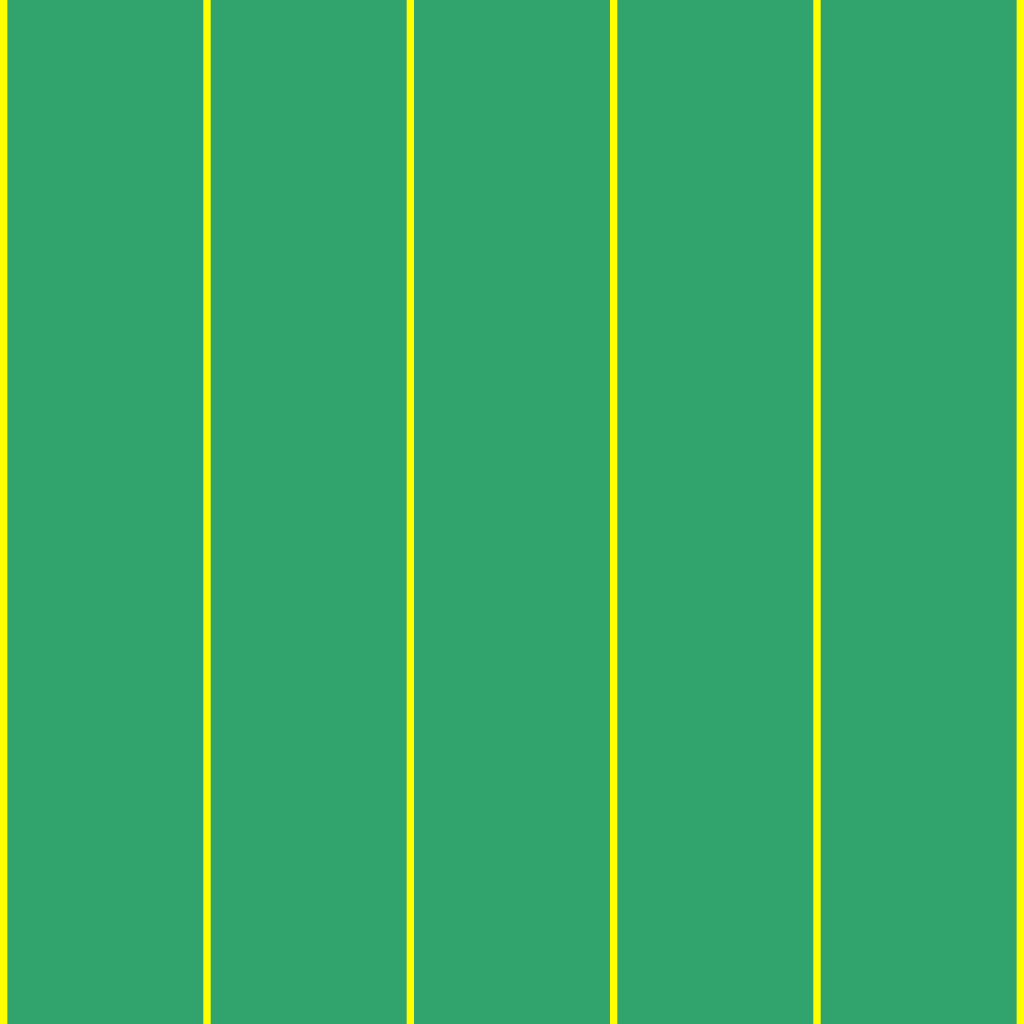
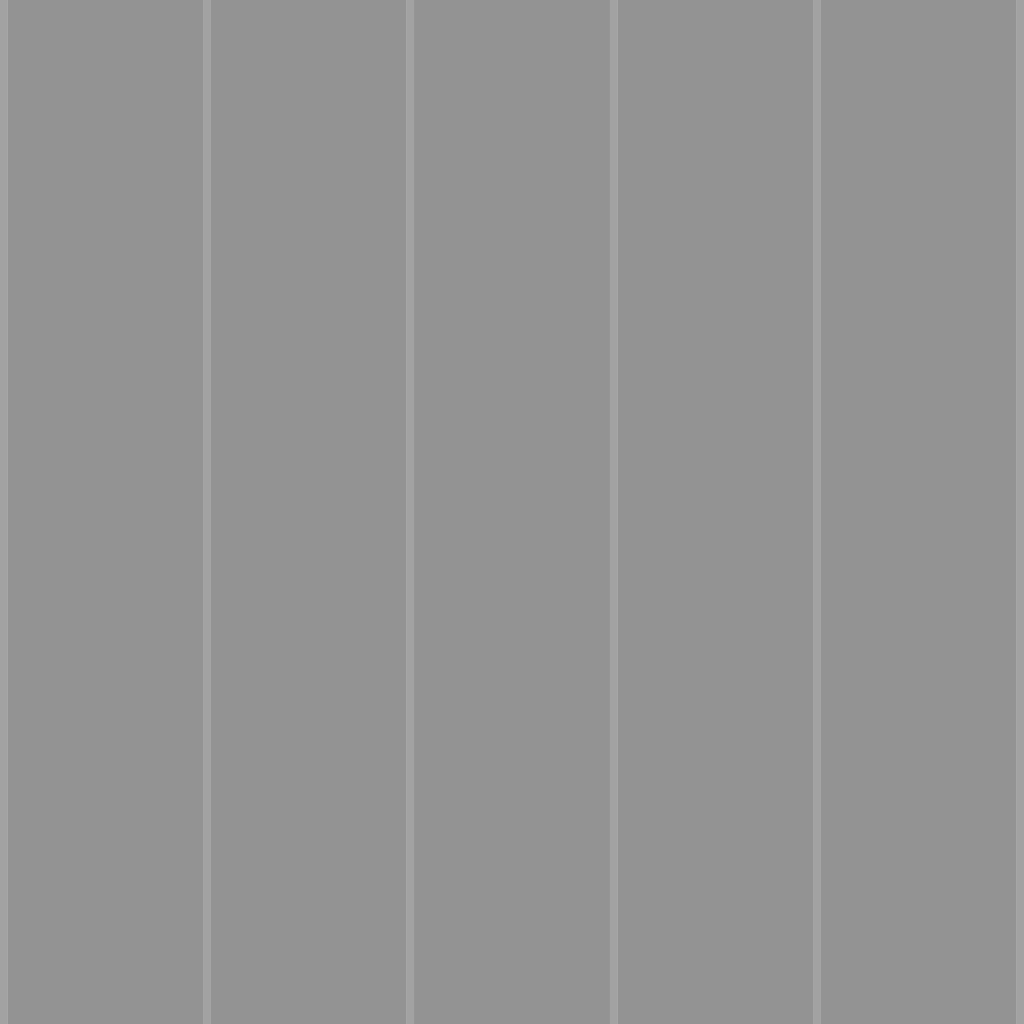
Layers edited between the first and the second 1024 × 1024 image:
pixels changed over [0, 0, 1024, 1024] (layer not identified)
